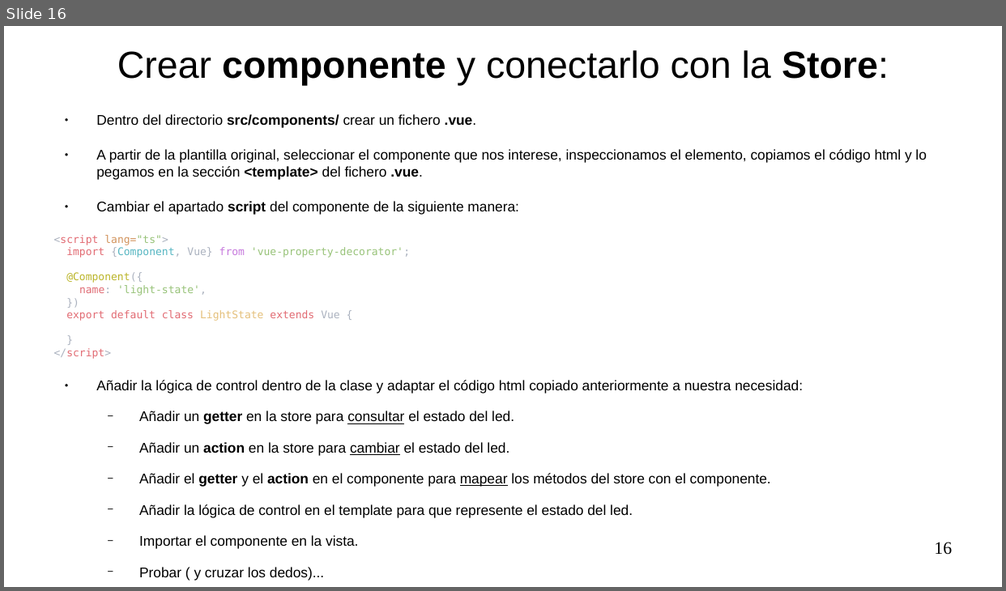
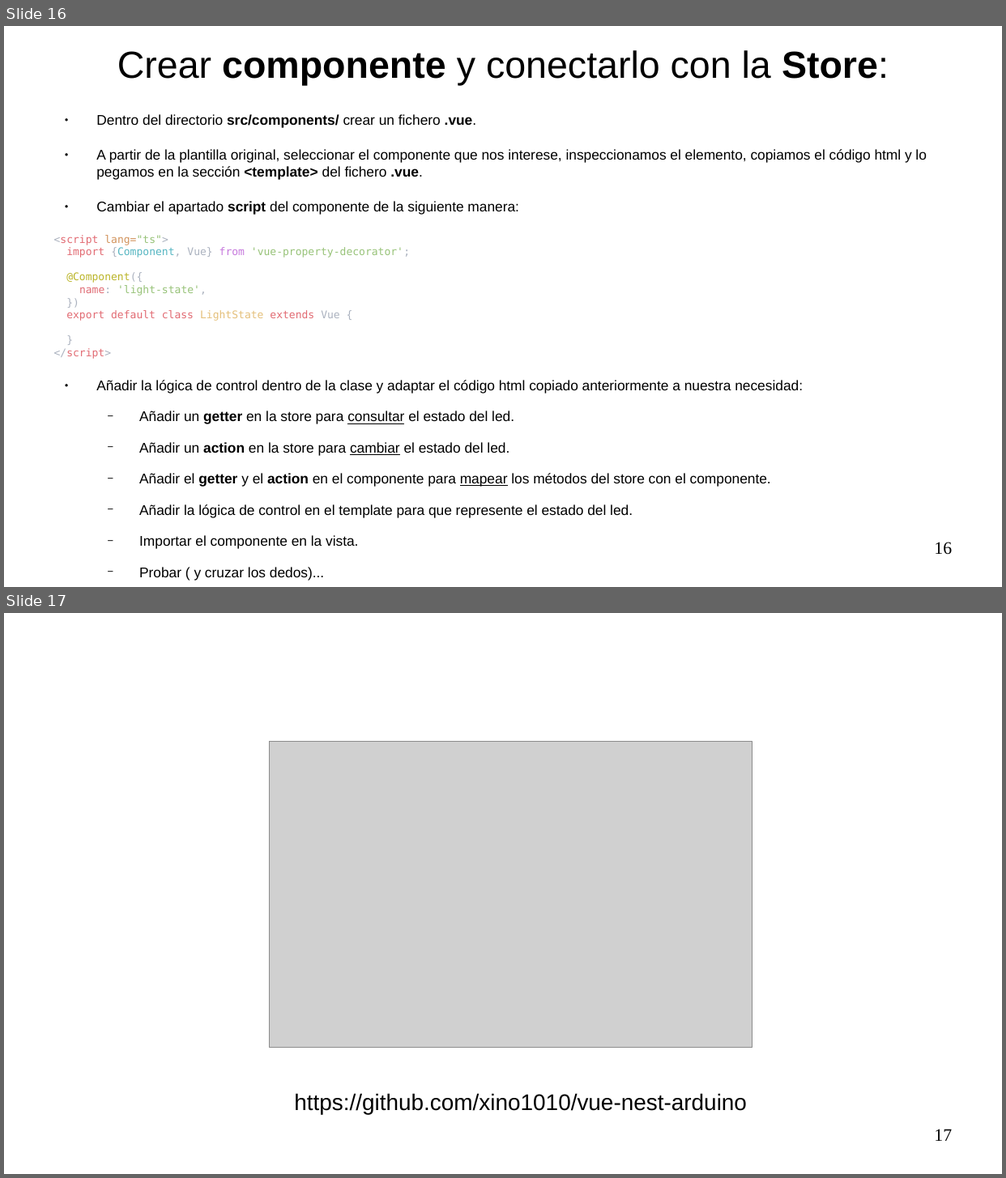
Before and after one commit to xino1010/vue-nest-arduino, a slide deck: presentacion/presentacion.odp. Shown one above the other, each under a label of ours: slide 16 before the commit, slides 16 and 17 after it. The pictures are 1006x591 and 1006x1178 pixels, drawn with LibreOffice and Linux fonts; fonts in the diff are those of the drawing; grey boxes stand for pictures. Boxes give left, top, right and bottom in pixels: in the first picture for what was removed or moved away, otherwise in the second. Text is boxed around its words. In the diff, an @@ line names an element or a change of style, - is before the commit and + after.

Commit message:
feat: actualizada presentación con enlace a github

```diff
--- a/presentacion/presentacion.odp
+++ b/presentacion/presentacion.odp
@@ slide 17 added at [4,613,1002,1174], background #FFFFFF @@
@@ picture added at [270,742,752,1049] @@
@@ text added at [294,1093,747,1114], 18 pt, text #000000 @@
+https://github.com/xino1010/vue-nest-arduino
@@ page number added at [934,1129,952,1141], 14 pt, text #000000 @@
+17
```
Also in this commit, not shown: 1 slide removed, 3 other files.
